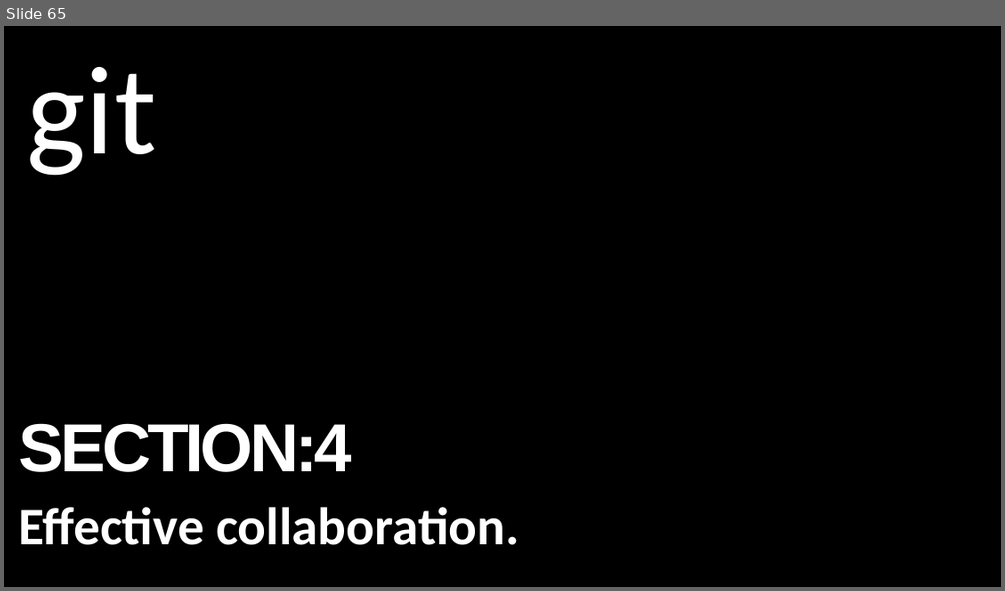
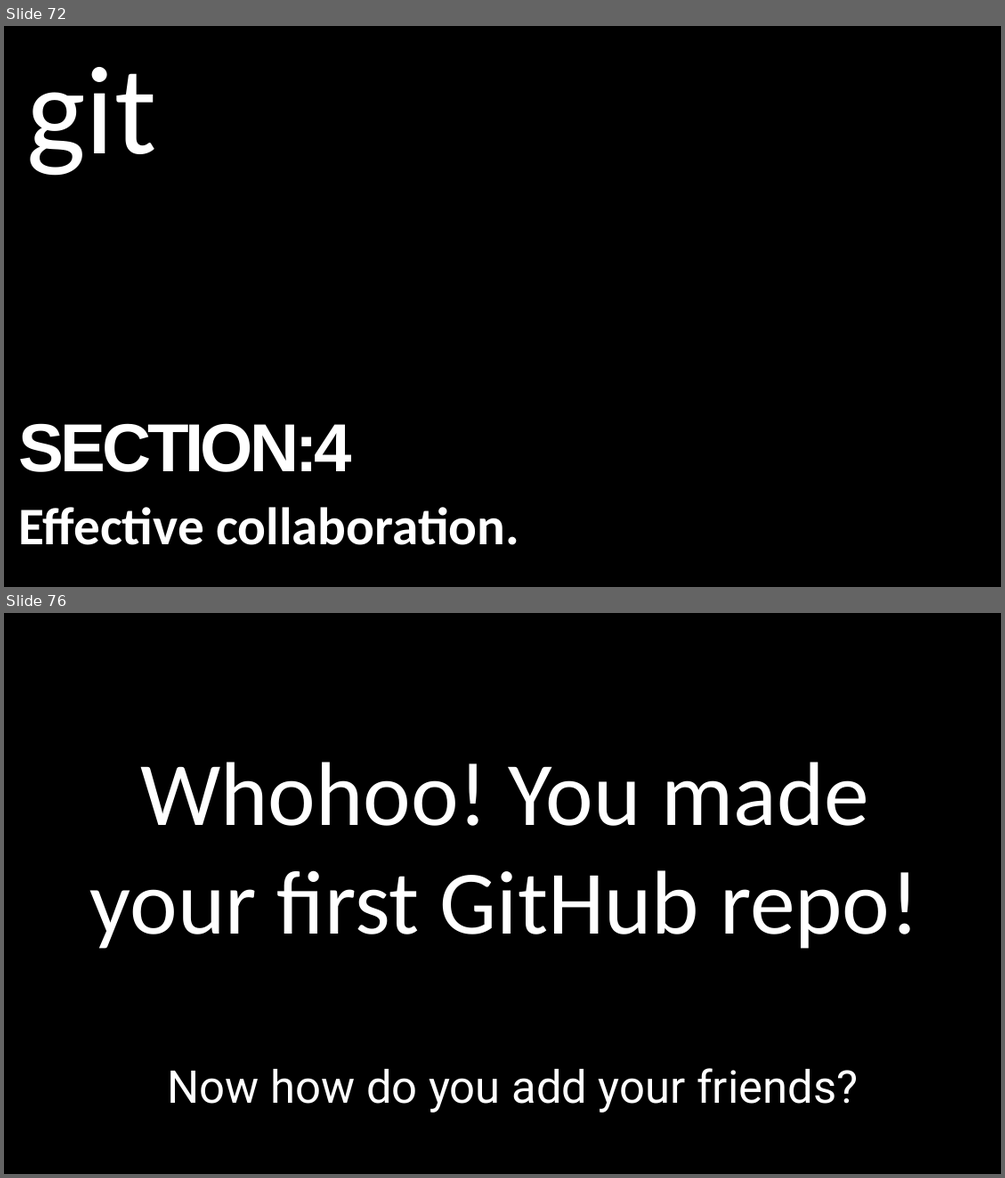
Before and after one commit to alexacallmebaka/htmlflasksql, a slide deck: slides/deck.odp. Shown one above the other, each under a label of ours: slide 65 before the commit, slides 72 and 76 after it; the slides between them are not shown. The pictures are 1005x591 and 1005x1178 pixels, drawn with LibreOffice and Linux fonts; fonts in the diff are those of the drawing. Boxes give left, top, right and bottom in pixels: in the first picture for what was removed or moved away, otherwise in the second. Text is boxed around its words. In the diff, an @@ line names an element or a change of style, - is before the commit and + after.

```diff
--- a/slides/deck.odp
+++ b/slides/deck.odp
@@ slide 76 added at [4,613,1001,1174], background #000000 @@
@@ title added at [90,762,919,949], 72 pt, text #FFFFFF @@
+Whohoo! You made your first GitHub repo!
@@ text added at [167,1068,858,1112], 36 pt, text #FFFFFF @@
+Now how do you add your friends?
@@ what was slide 65 is now slide 72 @@
```
Also in this commit, not shown: 4 slides changed, 18 other slides added, 3 slides removed, 1 other file.
